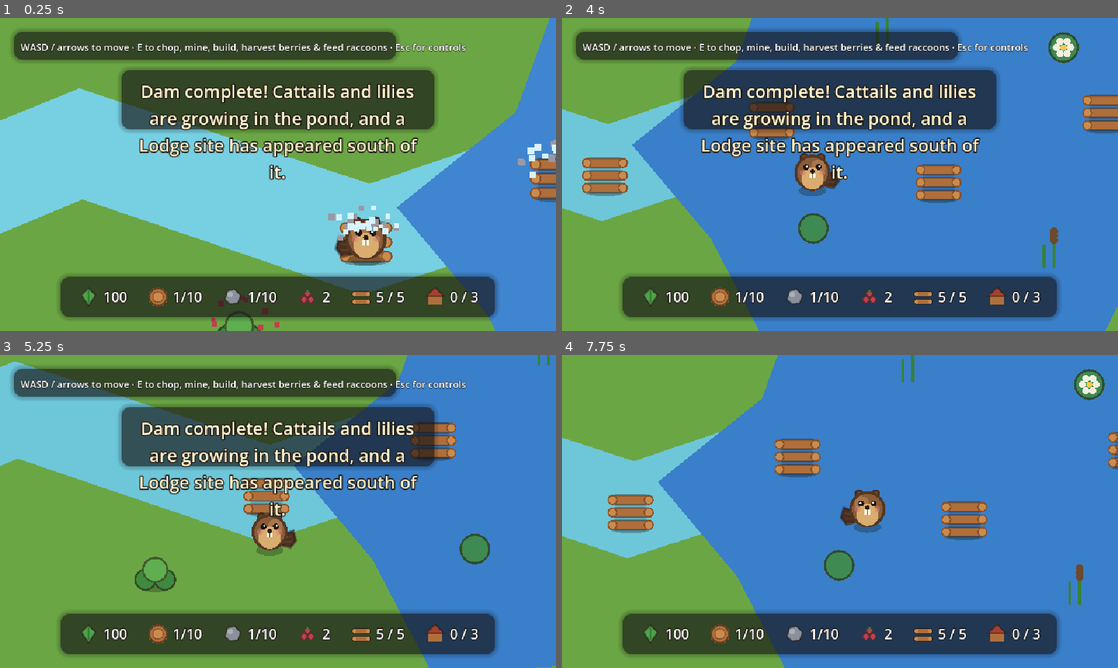
Above: before the commit, frames 1-4 (two rows, left to right).
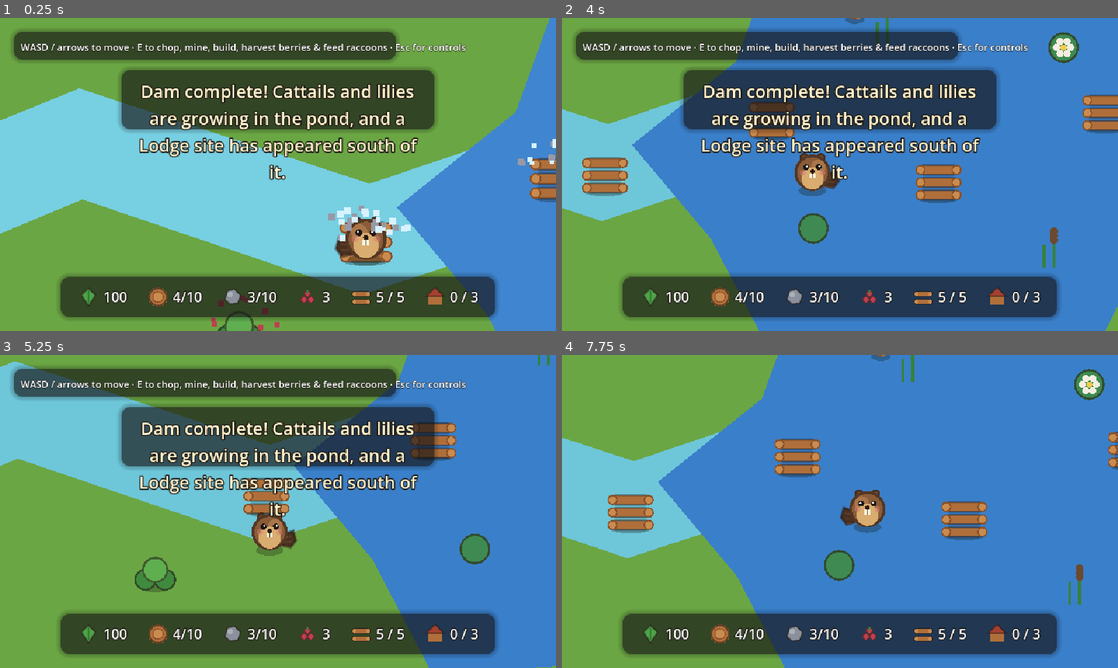
Above: after the commit, the same moments.

Repository: CrowderSoup/dam-it
Game: Godot game, scene res://tests/smoke_test.tscn
The game is run twice, just before and just after one commit, with the same random seed, the same clock (stepped at 60 frames per second) and the same inputs. This scene is started directly instead of the project's main scene.
Inputs:
- Up to frame 1 (0.25 s): no input
- Up to frame 2 (4 s): tap Enter at 0.5 s; hold D (move_right) 0.53-1.28 s; hold E (interact) 0.53-1.28 s; tap Space at 0.77, 1.52, 3.02, 3.77 s; hold S (move_down) 1.28-2.03 s; tap E (interact) at 1.35, 2.85 s; hold D (move_right) 2.03-2.78 s; hold E (interact) 2.03-2.78 s; hold W (move_up) 2.78-3.53 s; hold A (move_left) from 3.53 s (still down); hold E (interact) from 3.53 s (still down)
- Up to frame 3 (5.25 s): release E (interact) at 4.28 s; tap E (interact) at 4.35 s; tap Space at 4.52 s; release A (move_left) at 5.03 s; hold S (move_down) from 5.03 s (still down); hold E (interact) from 5.03 s (still down)
- Up to frame 4 (7.75 s): release S (move_down) at 5.78 s; release E (interact) at 5.78 s; hold D (move_right) 5.78-6.53 s; tap E (interact) at 5.85, 7.35 s; tap Space at 6.02, 6.77, 7.52 s; hold W (move_up) 6.53-7.28 s; hold E (interact) 6.53-7.28 s; hold D (move_right) from 7.28 s (still down)

The runs differ from the first frame. In frame 1, 0.7% of the frame differs, in the area x 30-100%, y 38-92%; in frame 2, 0.2%; in frame 3, 0.1%; in frame 4, 0.2%.
Error before the commit: Assertion failed: ambient energy drain should not run while the player is idle (res://tests/smoke_test.gd:179)
Error after the commit: Assertion failed: ambient energy drain should not run while the player is idle (res://tests/smoke_test.gd:220)

Commit message:
Rework first dam and gathering economy (issue #19)
Cuts repetitive harvesting and gives the first dam an observation step
beyond five identical slots.

Economy retune:
- Double Tree/Rock yield-per-hit (wood 1->2, stone 1->2) so the same
  dam/Lodge costs take about half the gather hits, instead of changing
  the costs players already read in the HUD/prompts.
- Trim respawn timers on trees/rocks/berry bushes/pond plants so a
  mandatory-path player is no longer forced to wait through a respawn.
- Bump BerryBush.HARVEST_AMOUNT to match.
- Record the before/after resource-action budget in
  docs/production/dam-economy-notes.md.

Observation step:
- Add a RiverGauge interactable (scenes/world/river_gauge.gd/.tscn) near
  the dam site using the shared interaction contract - a free, instant,
  always-available "Read the Water" action.
- Mark one dam slot (DamSlot3, the river's center gap) as `is_keystone`;
  it now refuses to build - same cost, same unavailable/reason prompt
  pattern as an unaffordable action - until GameState.water_read is set
  by reading the gauge. The other four slots are unaffected.
- Wire GameState.water_observed through to a HUD toast, and add the
  gauge to Player's group-based interaction dispatch.

Update tests/smoke_test.gd for the new yields and the keystone-gating
behavior; both tests/smoke_test.tscn and tests/story_test.tscn pass
headless with no assertion failures.

Diff:
--- a/scenes/main/main.tscn
+++ b/scenes/main/main.tscn
@@ -15,6 +15,7 @@
 [ext_resource type="PackedScene" path="res://scenes/world/raccoon.tscn" id="13"]
 [ext_resource type="PackedScene" path="res://scenes/world/berry_bush.tscn" id="14"]
 [ext_resource type="PackedScene" path="res://scenes/world/pond_plant.tscn" id="15"]
+[ext_resource type="PackedScene" path="res://scenes/world/river_gauge.tscn" id="17"]
 
 [sub_resource type="ShaderMaterial" id="2"]
 shader = ExtResource("11")
@@ -164,12 +165,16 @@
 
 [node name="DamSlot3" parent="DamSlots" instance=ExtResource("4")]
 position = Vector2(740, 425)
+is_keystone = true
 
 [node name="DamSlot4" parent="DamSlots" instance=ExtResource("4")]
 position = Vector2(860, 375)
 
 [node name="DamSlot5" parent="DamSlots" instance=ExtResource("4")]
 position = Vector2(980, 415)
+
+[node name="RiverGauge" parent="." instance=ExtResource("17")]
+position = Vector2(680, 300)
 
 [node name="Lodge" parent="." instance=ExtResource("9")]
 position = Vector2(740, 640)
--- a/scenes/player/player.gd
+++ b/scenes/player/player.gd
@@ -88,13 +88,14 @@
 
 ## Trees and rocks register their InteractArea (a child) in a "*_areas"
 ## group, so the overlap result is the area, not the interactable itself;
-## dam slots, the Lodge, garden spots, raccoons, berry bushes, and pond
-## plants ARE the Area2D, so no indirection is needed. This resolves any of
-## them to the node that actually has get_interaction()/set_highlighted().
+## dam slots, the Lodge, garden spots, raccoons, berry bushes, pond plants,
+## and river gauges ARE the Area2D, so no indirection is needed. This
+## resolves any of them to the node that actually has
+## get_interaction()/set_highlighted().
 func _resolve_target(area: Area2D) -> Node:
 	if area.is_in_group("tree_areas") or area.is_in_group("rock_areas"):
 		return area.get_parent()
-	if area.is_in_group("dam_slots") or area.is_in_group("lodge") or area.is_in_group("garden_spots") or area.is_in_group("raccoons") or area.is_in_group("berry_bushes") or area.is_in_group("pond_plants"):
+	if area.is_in_group("dam_slots") or area.is_in_group("lodge") or area.is_in_group("garden_spots") or area.is_in_group("raccoons") or area.is_in_group("berry_bushes") or area.is_in_group("pond_plants") or area.is_in_group("river_gauges"):
 		return area
 	return null
 
--- a/scenes/ui/hud.gd
+++ b/scenes/ui/hud.gd
@@ -31,6 +31,7 @@
 	GameState.energy_changed.connect(_on_energy_changed)
 	GameState.pouch_upgraded.connect(_on_pouch_upgraded)
 	GameState.pouch_full.connect(_on_pouch_full)
+	GameState.water_observed.connect(_on_water_observed)
 	_on_wood_changed(GameState.wood)
 	_on_stone_changed(GameState.stone)
 	_on_berries_changed(GameState.berries)
@@ -140,6 +141,9 @@
 func _on_pouch_full(kind: String) -> void:
 	show_toast(GameState.pouch_full_message(kind), 3.0)
 
+func _on_water_observed() -> void:
+	show_toast("You read the water: the current runs strongest through the middle gap. Brace that one well.")
+
 func _on_berries_changed(amount: int) -> void:
 	berries_label.text = str(amount)
 
--- a/scenes/world/berry_bush.gd
+++ b/scenes/world/berry_bush.gd
@@ -6,10 +6,13 @@
 ## bush regrows its berries after a short cooldown, the same way trees/rocks
 ## respawn.
 
-const HARVEST_AMOUNT := 2
+## Bumped alongside Tree/Rock's yield increase (see issue #19's economy
+## retune) so a berry-stocking trip needs fewer visits too, and respawn was
+## trimmed to match.
+const HARVEST_AMOUNT := 3
 
 func _ready() -> void:
-	respawn_time = 12.0
+	respawn_time = 9.0
 	add_to_group("berry_bushes")
 
 ## See interaction_option.gd. Null while regrowing.
--- a/scenes/world/dam_slot.gd
+++ b/scenes/world/dam_slot.gd
@@ -3,11 +3,23 @@
 ## built, a storm can weaken it into a leaking state (see Main's storm
 ## timer) that needs a repair - same interact action, same cost - before it
 ## goes back to just sitting there quietly.
+##
+## One slot in the scene is marked `is_keystone` - the gap that sits in the
+## river's main channel (see main.tscn). That slot can't be built until the
+## player has read the water at a nearby RiverGauge (see river_gauge.gd) -
+## the dam's observation step from issue #19, so the first dam asks for more
+## than five identical slots without adding any real risk: the gauge is
+## free and instant, and the slot just waits, cost and all, until it's been
+## read.
 
 ## Emitted whenever `leaking` starts or stops, live or restored from a save
 ## - Main listens to keep the storm edge-indicator pointed at a leak that
 ## still needs attention (or cleared once none remain).
 signal leak_changed
+
+## Set in the scene on the one slot that sits in the river's strongest
+## current. See the class comment and GameState.water_read.
+@export var is_keystone: bool = false
 
 var built: bool = false
 var leaking: bool = false
@@ -47,6 +59,12 @@
 func can_repair() -> bool:
 	return built and leaking
 
+## True once this slot is blocked on the water not having been read yet -
+## only ever true for the keystone slot, and only until GameState.water_read
+## flips. See the class comment.
+func _needs_reading() -> bool:
+	return is_keystone and not GameState.water_read
+
 ## See interaction_option.gd. can_build()/can_repair() are mutually
 ## exclusive by construction (a slot is either not built, built and
 ## leaking, or built and fine), so there's never a priority question here -
@@ -58,6 +76,8 @@
 	if can_repair():
 		return InteractionOption.new("Repair Dam Piece", repair, available, reason, cost)
 	if can_build():
+		if _needs_reading():
+			return InteractionOption.new("Build Dam Piece", build, false, "The current runs strongest through this gap - read the water first", cost)
 		return InteractionOption.new("Build Dam Piece", build, available, reason, cost)
 	return null
 
@@ -65,7 +85,7 @@
 ## dispatch that get_interaction() replaces) - now build()/repair() guard
 ## their own cost the same way chop()/mine() always have.
 func build() -> void:
-	if not can_build() or not GameState.can_afford_dam_piece():
+	if not can_build() or _needs_reading() or not GameState.can_afford_dam_piece():
 		return
 	GameState.spend_resources_on_dam_piece()
 	Sfx.play_build()
--- a/scenes/world/pond_plant.gd
+++ b/scenes/world/pond_plant.gd
@@ -14,7 +14,10 @@
 @export var kind: Kind = Kind.CATTAIL
 
 func _ready() -> void:
-	respawn_time = 14.0
+	# Trimmed slightly alongside the rest of the economy retune (issue #19) -
+	# ENERGY_RESTORE itself stayed put, it was already generous relative to
+	# ambient drain.
+	respawn_time = 11.0
 	add_to_group("pond_plants")
 	set("monitorable", false)
 	hide()
--- /dev/null
+++ b/scenes/world/river_gauge.gd
@@ -0,0 +1,62 @@
+class_name RiverGauge
+extends Area2D
+## A reed-marked gauge post on the bank near the dam site - the first dam's
+## observation step (see issue #19). Interact once to "read the water": it
+## flags GameState.water_read, which is what unblocks the keystone dam slot
+## (see DamSlot.is_keystone/_needs_reading()) sitting in the river's main
+## channel. A plain Area2D duck-typing the shared interaction contract, the
+## same way DamSlot/GardenSpot do (see interactable.gd's class comment) -
+## it's a landmark, not a depletable resource, so there's nothing here that
+## needs Harvestable's respawn behavior.
+##
+## Free and instant, and never blocks anything else - reading the water
+## can't fail or be missed for long, so the observation step stays cozy
+## rather than turning into its own chore.
+
+var highlighted: bool = false
+
+func _ready() -> void:
+	add_to_group("river_gauges")
+
+func _draw() -> void:
+	DrawUtil.shadow(self, Vector2(0, 10), Vector2(7, 3))
+	if highlighted and not GameState.water_read:
+		draw_arc(Vector2(0, -2), 15.0, 0, TAU, 24, Palette.HIGHLIGHT_RING, 2.5)
+
+	# A driftwood post with painted water-level notches.
+	draw_line(Vector2(-1, 10), Vector2(-1, -14), Palette.WOOD_DARK, 3.0)
+	draw_line(Vector2(2, 10), Vector2(2, -12), Palette.WOOD_MID, 2.5)
+	for i in 3:
+		var y := 4.0 - i * 6.0
+		draw_line(Vector2(-4, y), Vector2(0, y), Palette.STONE_LIGHT, 1.5)
+
+	if GameState.water_read:
+		# A small tied reed marker shows the post has already been read.
+		draw_line(Vector2(-6, -10), Vector2(4, -6), Palette.LEAF_MID, 2.0)
+	else:
+		# Gentle ripples at the waterline hint there's something to read here.
+		draw_arc(Vector2(0, 12), 9.0, 0.3, PI - 0.3, 8, Palette.WATER_SHALLOW, 1.5)
+		draw_arc(Vector2(0, 12), 13.0, 0.5, PI - 0.5, 8, Palette.WATER_SHALLOW, 1.0)
+
+func set_highlighted(value: bool) -> void:
+	if highlighted == value:
+		return
+	highlighted = value
+	queue_redraw()
+
+## See interaction_option.gd. Null once already read - there's nothing more
+## to learn from the same spot, the same way a built garden spot has
+## nothing left to interact with.
+func get_interaction() -> InteractionOption:
+	if GameState.water_read:
+		return null
+	return InteractionOption.new("Read the Water", read_water, true)
+
+func read_water() -> void:
+	if GameState.water_read:
+		return
+	GameState.read_water()
+	Sfx.play_harvest()
+	Fx.burst(global_position, Palette.WATER_SHALLOW, 8)
+	set_highlighted(false)
+	queue_redraw()
--- /dev/null
+++ b/scenes/world/river_gauge.tscn
@@ -0,0 +1,16 @@
+[gd_scene load_steps=3 format=3]
+
+[ext_resource type="Script" path="res://scenes/world/river_gauge.gd" id="1"]
+
+[sub_resource type="CircleShape2D" id="1"]
+radius = 16.0
+
+[node name="RiverGauge" type="Area2D"]
+collision_layer = 4
+collision_mask = 0
+monitoring = false
+monitorable = true
+script = ExtResource("1")
+
+[node name="CollisionShape2D" type="CollisionShape2D" parent="."]
+shape = SubResource("1")
--- a/scenes/world/rock.gd
+++ b/scenes/world/rock.gd
@@ -1,13 +1,18 @@
+class_name Rock
 extends Harvestable
 ## A mineable rock. Yields stone over a couple hits, then respawns.
+##
+## STONE_YIELD was doubled alongside Tree.WOOD_YIELD (see issue #19's
+## economy retune) - see the matching comment there for why yield went up
+## instead of costs coming down.
 
-const STONE_YIELD := 1
+const STONE_YIELD := 2
 const HITS_TO_BREAK := 2
 
 var hits_taken: int = 0
 
 func _ready() -> void:
-	respawn_time = 10.0
+	respawn_time = 7.0
 	add_to_group("rocks")
 	# The InteractArea (not this StaticBody2D) is what Player's overlap
 	# check actually finds - see Player._resolve_target().
--- a/scenes/world/tree.gd
+++ b/scenes/world/tree.gd
@@ -1,13 +1,27 @@
 extends Harvestable
 ## A choppable tree. Yields wood over a few hits, then respawns.
+##
+## Deliberately no `class_name Tree` - that collides with Godot's built-in
+## Tree control (the list/tree-view UI node), so external references to
+## these constants (see tests/smoke_test.gd) preload this script by path
+## instead.
+##
+## WOOD_YIELD was doubled (see issue #19's economy retune) so the same
+## dam/Lodge/garden costs take about half the chop hits to gather - the
+## repeated-harvesting complaint in docs/production/current-demo-baseline.md
+## was about hit *count* and travel, not the costs themselves, so the costs
+## stayed put and yield-per-hit went up instead. respawn_time was trimmed to
+## match - with fewer hits needed overall, a felled tree also needs to be
+## back in service sooner for the rare case a player leans on just one or
+## two trees.
 
-const WOOD_YIELD := 1
+const WOOD_YIELD := 2
 const HITS_TO_FELL := 3
 
 var hits_taken: int = 0
 
 func _ready() -> void:
-	respawn_time = 8.0
+	respawn_time = 6.0
 	add_to_group("trees")
 	# The InteractArea (not this StaticBody2D) is what Player's overlap
 	# check actually finds, so it needs its own group to be resolved back
--- a/scripts/autoload/game_state.gd
+++ b/scripts/autoload/game_state.gd
@@ -16,6 +16,14 @@
 ## for that resource - "wood" or "stone". HUD listens to surface a toast;
 ## nothing else needs to react.
 signal pouch_full(kind: String)
+## Emitted once, the first time the player reads the water at a RiverGauge
+## (see river_gauge.gd) - the first dam's observation step from issue #19.
+## HUD listens to surface what was learned. Deliberately not part of the
+## save format (see load_from_save()/reset()): it costs nothing and takes
+## one interact, so a reloaded session that hasn't built the keystone slot
+## yet just asks the player to read the water again rather than needing its
+## own save field.
+signal water_observed
 
 const WOOD_PER_DAM_PIECE := 2
 const STONE_PER_DAM_PIECE := 1
@@ -61,6 +69,9 @@
 var lodge_stage: int = 0
 var energy: float = ENERGY_MAX
 var pouch_tier: int = 0
+## Whether the player has read the water at the dam site's RiverGauge yet -
+## see water_observed and DamSlot.is_keystone/_needs_reading().
+var water_read: bool = false
 
 func wood_capacity() -> int:
 	return POUCH_BASE_CAPACITY + pouch_tier * POUCH_CAPACITY_PER_TIER
@@ -124,6 +135,14 @@
 	berries -= removed
 	berries_changed.emit(berries)
 	return removed
+
+## Idempotent - a second read (shouldn't normally happen, since RiverGauge
+## offers nothing once read) is just a no-op rather than re-announcing it.
+func read_water() -> void:
+	if water_read:
+		return
+	water_read = true
+	water_observed.emit()
 
 func can_afford_dam_piece() -> bool:
 	return wood >= WOOD_PER_DAM_PIECE and stone >= STONE_PER_DAM_PIECE
@@ -278,6 +297,7 @@
 	lodge_stage = 0
 	energy = ENERGY_MAX
 	pouch_tier = 0
+	water_read = false
 	wood_changed.emit(wood)
 	stone_changed.emit(stone)
 	berries_changed.emit(berries)
--- a/tests/smoke_test.gd
+++ b/tests/smoke_test.gd
@@ -24,8 +24,10 @@
 
 	var player: CharacterBody2D = main.get_node("Player")
 	var tree1: StaticBody2D = main.get_node("Trees/Tree1")
-	var rock1: StaticBody2D = main.get_node("Rocks/Rock1")
+	var rock1: Rock = main.get_node("Rocks/Rock1")
 	var dam_slot1: Area2D = main.get_node("DamSlots/DamSlot1")
+	var dam_slot3: Area2D = main.get_node("DamSlots/DamSlot3")
+	var river_gauge: RiverGauge = main.get_node("RiverGauge")
 	var river_water: Area2D = main.get_node("RiverWater")
 	var lodge: Area2D = main.get_node("Lodge")
 	var frog: Node2D = main.get_node("Critters/Frog")
@@ -62,9 +64,13 @@
 	var energy_before_chop := GameState.energy
 	for i in 3:
 		tree1.chop()
-	assert(GameState.wood == 3 and tree1.depleted, "expected 3 wood, tree felled after 3 hits")
+	# Tree has no class_name (it would collide with Godot's built-in Tree
+	# control), so its constants are reached via a plain script preload.
+	var tree_script := preload("res://scenes/world/tree.gd")
+	var wood_per_tree: int = tree_script.HITS_TO_FELL * tree_script.WOOD_YIELD
+	assert(GameState.wood == wood_per_tree and tree1.depleted, "expected %d wood, tree felled after 3 hits" % wood_per_tree)
 	tree1.chop()
-	assert(GameState.wood == 3, "chopping a felled tree should not yield more wood")
+	assert(GameState.wood == wood_per_tree, "chopping a felled tree should not yield more wood")
 	assert(GameState.energy == energy_before_chop, "chopping before the dam/pond exists should not spend energy")
 	assert(tree1.get_interaction() == null, "a felled tree should offer no interaction while it's respawning")
 	print("OK: chopping a tree 3 times yields wood and fells it; felled trees give no more")
@@ -72,9 +78,10 @@
 	var energy_before_mine := GameState.energy
 	for i in 2:
 		rock1.mine()
-	assert(GameState.stone == 2 and rock1.depleted, "expected 2 stone, rock broken after 2 hits")
+	var stone_per_rock := Rock.HITS_TO_BREAK * Rock.STONE_YIELD
+	assert(GameState.stone == stone_per_rock and rock1.depleted, "expected %d stone, rock broken after 2 hits" % stone_per_rock)
 	rock1.mine()
-	assert(GameState.stone == 2, "mining a broken rock should not yield more stone")
+	assert(GameState.stone == stone_per_rock, "mining a broken rock should not yield more stone")
 	assert(GameState.energy == energy_before_mine, "mining before the dam/pond exists should not spend energy")
 	assert(rock1.get_interaction() == null, "a broken rock should offer no interaction while it's respawning")
 	print("OK: mining a rock 2 times yields stone and breaks it; broken rocks give no more")
@@ -140,11 +147,45 @@
 
 	var completed_flag := [false]
 	GameState.dam_completed.connect(func(): completed_flag[0] = true)
-	for slot_name in ["DamSlot2", "DamSlot3", "DamSlot4", "DamSlot5"]:
+	for slot_name in ["DamSlot2", "DamSlot4", "DamSlot5"]:
 		var slot: Area2D = main.get_node("DamSlots/%s" % slot_name)
 		GameState.add_wood(2)
 		GameState.add_stone(1)
 		slot.build()
+	print("OK: the four non-keystone slots build normally")
+
+	# --- Observation step: DamSlot3 is the keystone slot (see main.tscn) -
+	# it sits in the river's strongest current and refuses to build until
+	# the player reads the water at the nearby RiverGauge (issue #19). ---
+	assert(not GameState.water_read, "water should not be read yet on a fresh game")
+	GameState.add_wood(2)
+	GameState.add_stone(1)
+	assert(GameState.can_afford_dam_piece(), "the keystone slot should be affordable, just not yet buildable")
+	var blocked_option: InteractionOption = dam_slot3.get_interaction()
+	assert(blocked_option != null and blocked_option.label == "Build Dam Piece" and not blocked_option.available, "the keystone slot should offer Build Dam Piece, unavailable until the water is read")
+	assert(blocked_option.reason == "The current runs strongest through this gap - read the water first")
+	dam_slot3.build()
+	assert(not dam_slot3.built, "building the keystone slot before reading the water should be a no-op")
+	print("OK: the keystone dam slot refuses to build before the water is read")
+
+	var gauge_option: InteractionOption = river_gauge.get_interaction()
+	assert(gauge_option != null and gauge_option.label == "Read the Water" and gauge_option.available, "the river gauge should offer an available Read the Water action before it's been read")
+	var water_observed_events: Array = []
+	GameState.water_observed.connect(func(): water_observed_events.append(true))
+	river_gauge.read_water()
+	assert(GameState.water_read, "read_water() should flip GameState.water_read")
+	assert(water_observed_events.size() == 1, "reading the water should emit water_observed exactly once")
+	assert(river_gauge.get_interaction() == null, "a read river gauge should offer no further interaction")
+	river_gauge.read_water()
+	assert(water_observed_events.size() == 1, "reading an already-read gauge should not re-emit water_observed")
+	print("OK: reading the water at the river gauge is a one-time, always-available observation step")
+
+	var ready_option: InteractionOption = dam_slot3.get_interaction()
+	assert(ready_option != null and ready_option.label == "Build Dam Piece" and ready_option.available, "the keystone slot should offer an available Build Dam Piece once the water has been read")
+	dam_slot3.build()
+	assert(dam_slot3.built, "the keystone slot should build normally once the water has been read")
+	print("OK: the keystone dam slot builds normally once the water has been read")
+
 	assert(completed_flag[0], "dam_completed should fire once all 5 slots are built")
 	print("OK: dam_completed fires once all slots are built")
 
@@ -658,7 +699,8 @@
 	assert(GameState.dam_pieces_built == 0)
 	assert(GameState.lodge_stage == 0)
 	assert(GameState.pouch_tier == 0, "reset() should zero the pouch tier")
-	print("OK: GameState.reset() zeroes progress including lodge_stage and pouch_tier")
+	assert(not GameState.water_read, "reset() should clear water_read so a new game asks the water to be read again")
+	print("OK: GameState.reset() zeroes progress including lodge_stage, pouch_tier, and water_read")
 
 	# Let the lodge-advance Fx.burst() timers run their course before quitting.
 	await get_tree().create_timer(1.0).timeout
Not shown: 1 places in scenes/main/main.tscn that only renumber resources
Not shown, added: scenes/world/river_gauge.gd.uid
Not shown, changed: README.md
Not shown, changed: docs/production/README.md
Not shown, added: docs/production/dam-economy-notes.md
